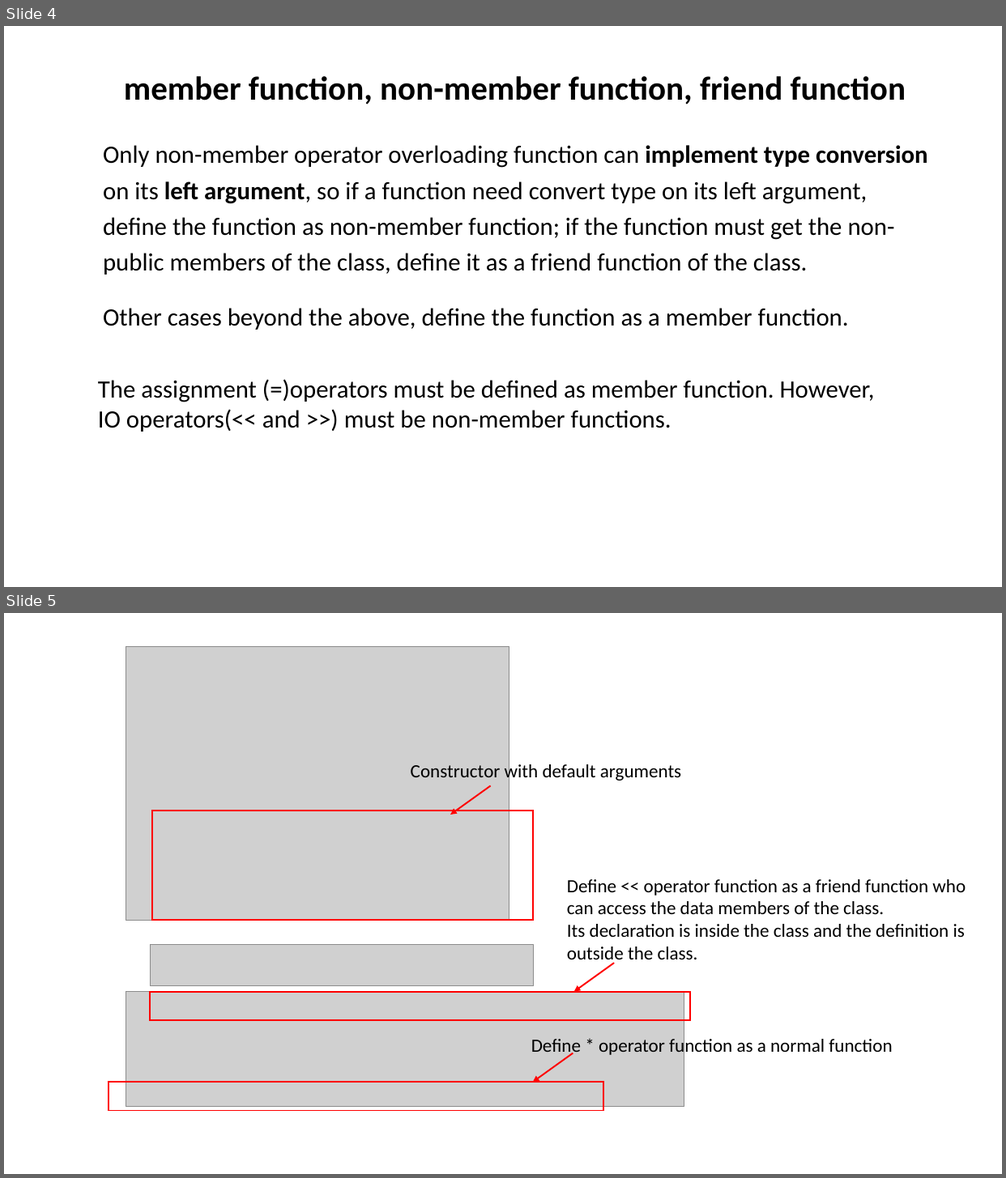
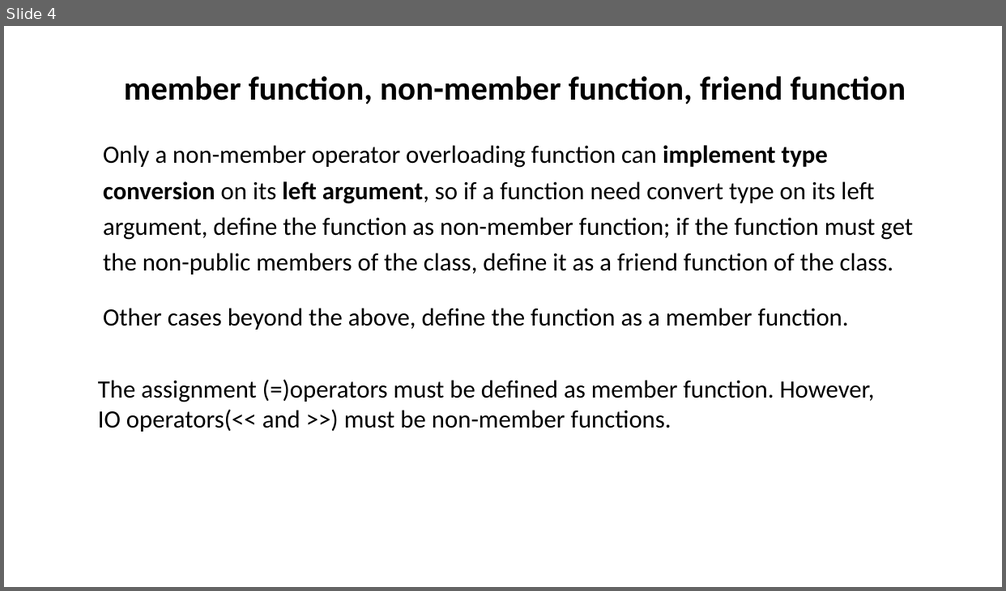
Before and after one commit to ShiqiYu/CPP, a slide deck: week10/Lab10.pptx. Shown one above the other, each under a label of ours: slides 4 and 5 before the commit, slide 4 after it. The pictures are 1006x1178 and 1006x591 pixels, drawn with LibreOffice and Linux fonts; fonts in the diff are those of the drawing; grey boxes stand for pictures; background and template pictures are left out. Boxes give left, top, right and bottom in pixels: in the first picture for what was removed or moved away, otherwise in the second. Text is boxed around its words. In the diff, an @@ line names an element or a change of style, - is before the commit and + after.

```diff
--- a/week10/Lab10.pptx
+++ b/week10/Lab10.pptx
@@ slide 5 removed at (4,613,1002,1174), background #FFFFFF @@
@@ picture removed at (126,646,510,920) @@
@@ text removed at (411,762,681,783) @@
-Constructor with default arguments
@@ arrow removed from (491, 786) to (450, 815) @@
@@ rectangle removed at (153,811,533,920) @@
@@ text removed at (567,879,965,965) @@
-Define << operator function as a friend function who
-can access the data members of the class.
-Its declaration is inside the class and the definition is
-outside the class.
@@ picture removed at (150,945,533,986) @@
@@ arrow removed from (614, 964) to (574, 992) @@
@@ picture removed at (126,992,684,1107) @@
@@ rectangle removed at (150,992,691,1020) @@
@@ text removed at (531,1036,892,1057) @@
-Define * operator function as a normal function
@@ arrow removed from (573, 1053) to (533, 1082) @@
@@ rectangle removed at (108,1082,603,1111) @@
@@ slide 4 changed as well @@
@@ text at (103,145,913,275): text changed @@
-  Only non-member operator overloading function can implement type conversion on its left argument, so if a function need convert type on its left argument, define the function as non-member function; if the function must get the non-public members of the class, define it as a friend function of the class.
+  Only a non-member operator overloading function can implement type conversion on its left argument, so if a function need convert type on its left argument, define the function as non-member function; if the function must get the non-public members of the class, define it as a friend function of the class.
```
Also in this commit, not shown: 3 other slides changed, 9 slides added, 6 other slides removed, 1 other file.
